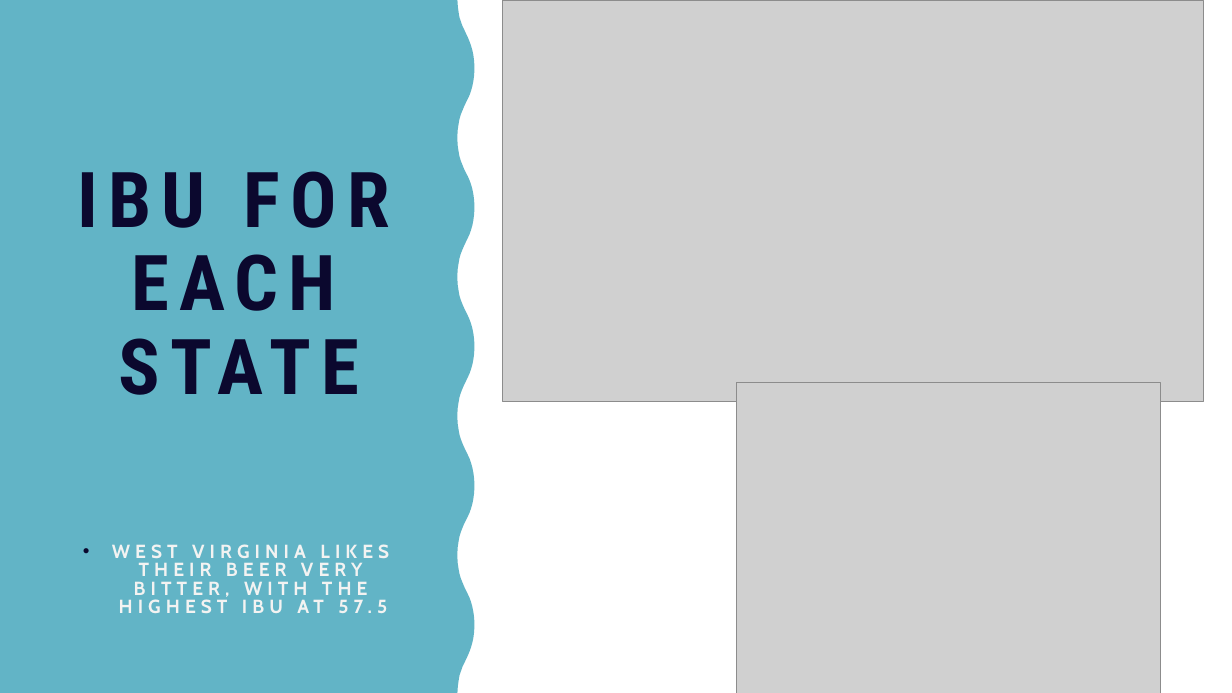
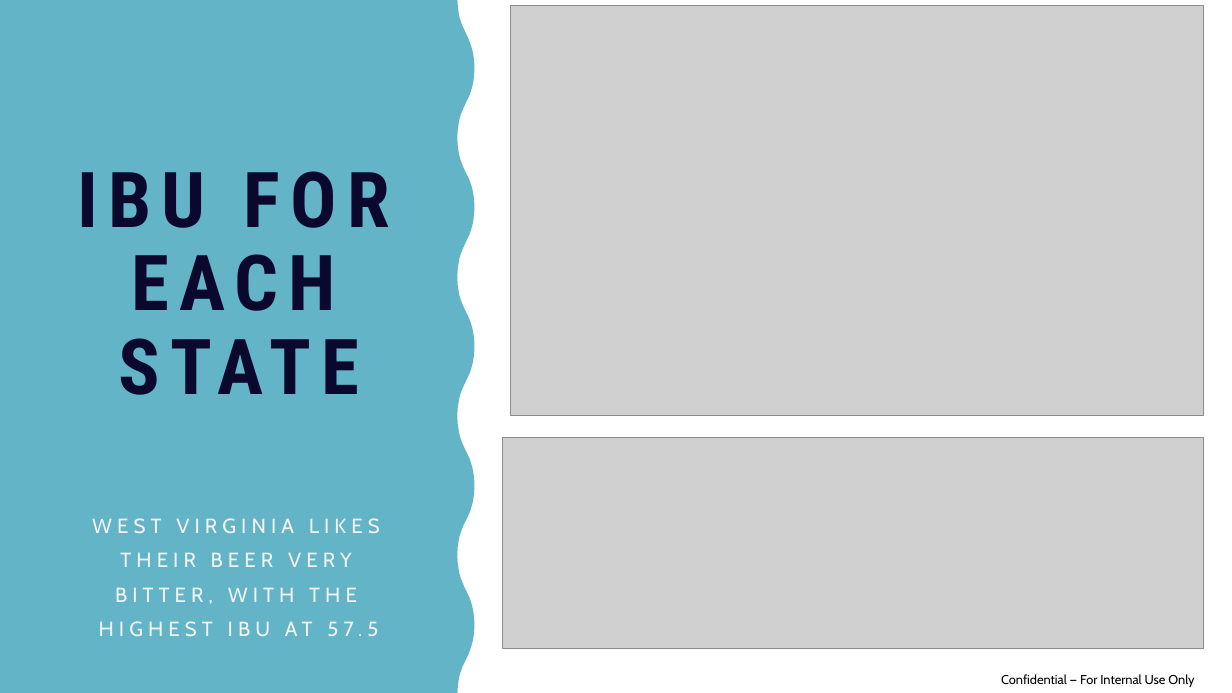
Before and after one commit to mattfarrow1/6306-project-1, a slide deck: slide 6 of docs/Matt_Farrow_Megan_Ball_DS6306_EDA.pptx. Drawn at 1232x693 pixels with LibreOffice and Linux fonts; fonts in the diff are those of the drawing; grey boxes stand for pictures. Boxes give left, top, right and bottom in pixels: in the first picture for what was removed or moved away, otherwise in the second. Text is boxed around its words. In the diff, an @@ line names an element or a change of style, - is before the commit and + after.

Commit message:
Clean up formatting, add higher res images, add question 9 slide

```diff
--- a/docs/Matt_Farrow_Megan_Ball_DS6306_EDA.pptx
+++ b/docs/Matt_Farrow_Megan_Ball_DS6306_EDA.pptx
@@ picture: place and size @@
-picture at [503, 0, 1204, 401]
+picture at [511, 5, 1204, 415]
@@ picture removed at [737, 383, 1160, 693] @@
@@ picture added at [503, 438, 1204, 649] @@
@@ text "WEST VIRGINIA LIKES THEIR BEER ...": place and size @@
-text "WEST VIRGINIA LIKES THEIR BEER ..." at [112, 544, 389, 613]
+text "WEST VIRGINIA LIKES THEIR BEER ..." at [92, 518, 380, 636]
@@ text "WEST VIRGINIA LIKES THEIR BEER ..." at [92, 518, 380, 636]: size 14.8 to 16 pt, bold off; bullet • to none; line spacing 0.8 to 1.4; less space between paragraphs @@
@@ text added at [1001, 674, 1194, 687], 10 pt, text #000000 @@
+Confidential — For Internal Use Only
```
Also in this commit, not shown: 7 other slides changed, 2 slides added.
